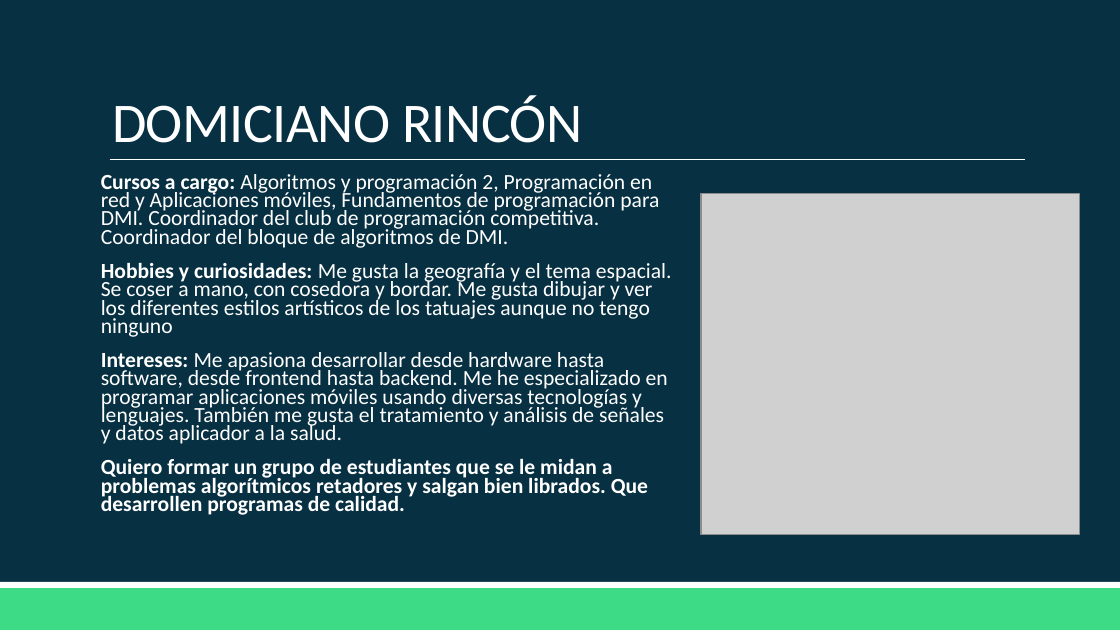
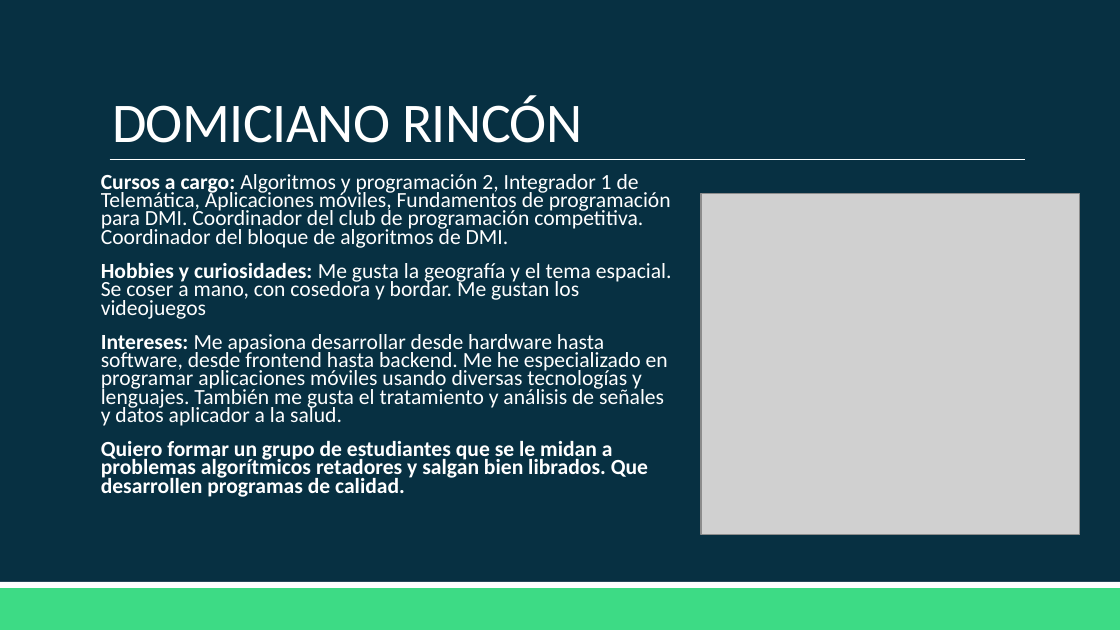
Before and after one commit to Santiago050704/APO2-231, a slide deck: slide 2 of Curso/Curso.pptx. Drawn at 1120x630 pixels with LibreOffice and Linux fonts; fonts in the diff are those of the drawing; grey boxes stand for pictures. Boxes give left, top, right and bottom in pixels: in the first picture for what was removed or moved away, otherwise in the second. Text is boxed around its words. In the diff, an @@ line names an element or a change of style, - is before the commit and + after.

```diff
--- a/Curso/Curso.pptx
+++ b/Curso/Curso.pptx
@@ text at box(101, 174, 672, 319): text changed @@
-Cursos a cargo: Algoritmos y programación 2, Programación en red y Aplicaciones móviles, Fundamentos de programación para DMI. Coordinador del club de programación competitiva. Coordinador del bloque de algoritmos de DMI.
-Hobbies y curiosidades: Me gusta la geografía y el tema espacial. Se coser a mano, con cosedora y bordar. Me gusta dibujar y ver los diferentes estilos artísticos de los tatuajes aunque no tengo ninguno
+Cursos a cargo: Algoritmos y programación 2, Integrador 1 de Telemática, Aplicaciones móviles, Fundamentos de programación para DMI. Coordinador del club de programación competitiva. Coordinador del bloque de algoritmos de DMI.
+Hobbies y curiosidades: Me gusta la geografía y el tema espacial. Se coser a mano, con cosedora y bordar. Me gustan los videojuegos
```
Also in this commit, not shown: 1 slide added, 2 other files.
